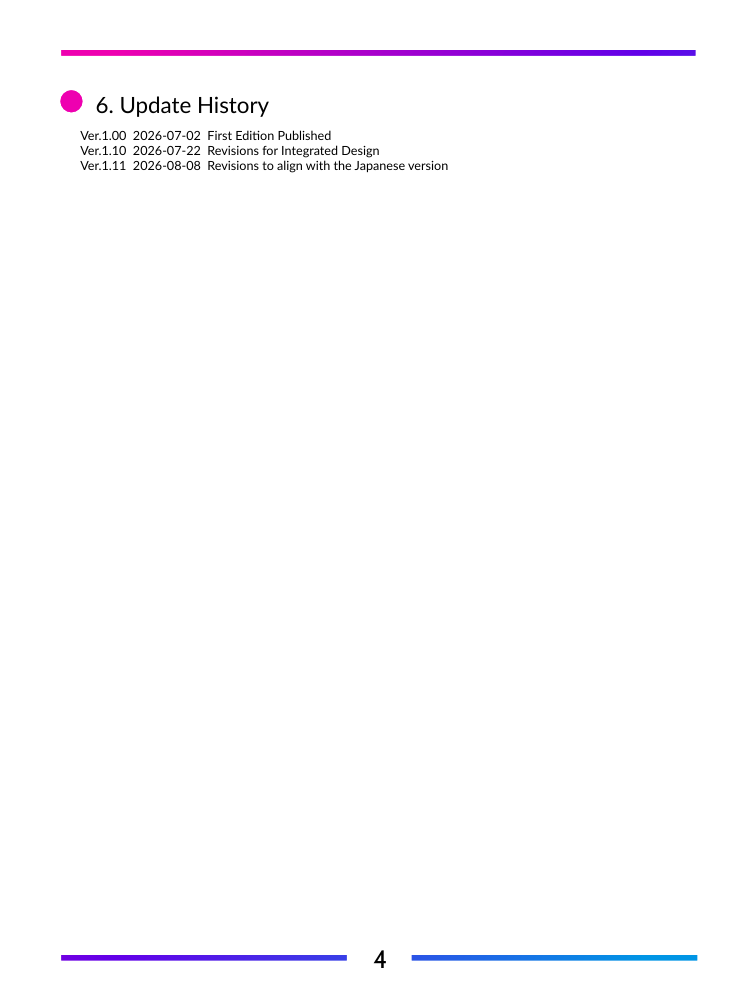
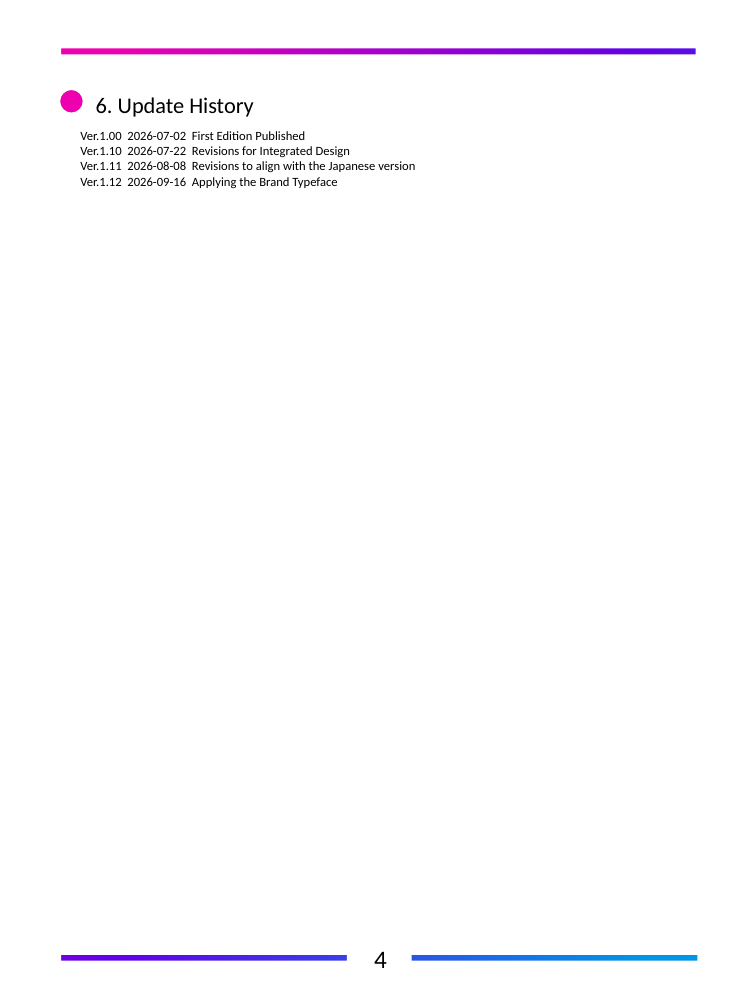
Before and after one commit to FlexChromaHQ/FlexChroma, a slide deck: slide 9 of Documents/Original/FlexChroma_Tour_Guide_EN.pptx. Drawn at 756x1008 pixels with LibreOffice and Linux fonts; fonts in the diff are those of the drawing. Boxes give left, top, right and bottom in pixels: in the first picture for what was removed or moved away, otherwise in the second. Text is boxed around its words. In the diff, an @@ line names an element or a change of style, - is before the commit and + after.

Commit message:
Applying the Brand Typeface

```diff
--- a/Documents/Original/FlexChroma_Tour_Guide_EN.pptx
+++ b/Documents/Original/FlexChroma_Tour_Guide_EN.pptx
@@ freeform shape at (2, 1, 756, 1008): outline redrawn @@
@@ text "6. Update History" at (96, 97, 254, 117): font Lato to Calibri @@
@@ text at (80, 131, 415, 172): font Lato to Calibri in "Ver.1.00 2026-07-02 First Edition Published", "Ver.1.10 2026-07-22 Revisions for Integrated Design", "Ver.1.11 2026-08-08 Revisions to align with the ..." @@
@@ text at (80, 177, 337, 188): paragraph added @@
+Ver.1.12 2026-09-16 Applying the Brand Typeface
@@ text "4" at (374, 951, 387, 968): font Cabin to Calibri @@
```
Also in this commit, not shown: 7 other slides changed, 19 other files.
